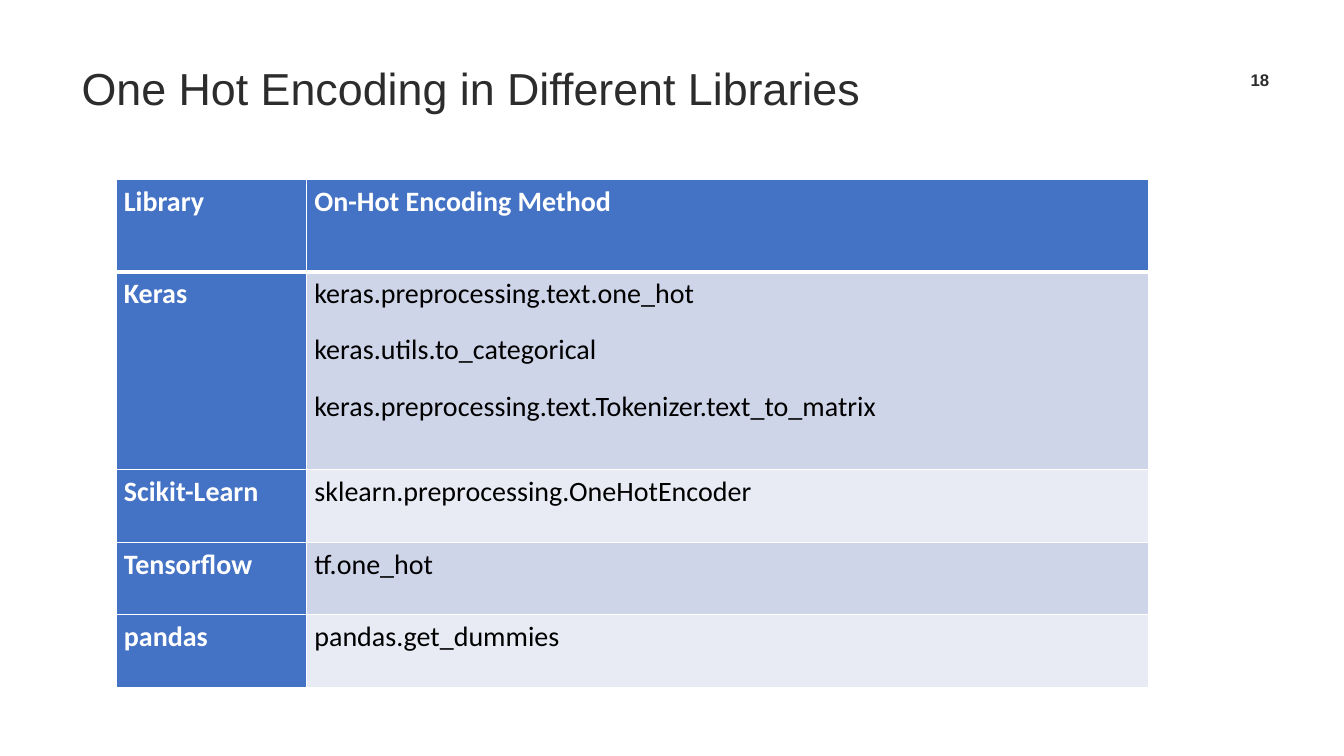
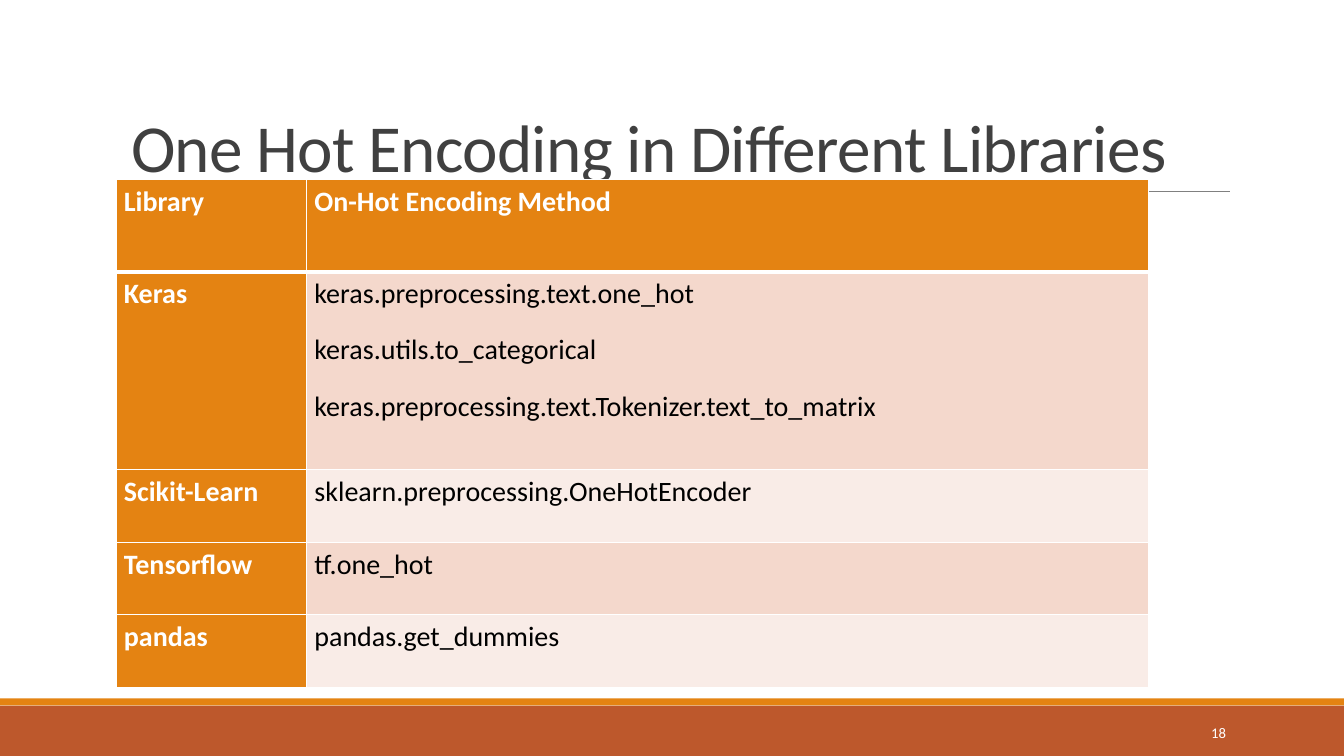
Before and after one commit to TrainingByPackt/Natural-Language-Processing-Fundamentals, a slide deck: slide 18 of Lesson-7-VectorRepresentations/Lesson 7.pptx. Drawn at 1344x756 pixels with LibreOffice and Linux fonts; fonts in the diff are those of the drawing; background and template pictures are left out. Boxes give left, top, right and bottom in pixels: in the first picture for what was removed or moved away, otherwise in the second. Text is boxed around its words. In the diff, an @@ line names an element or a change of style, - is before the commit and + after.

```diff
--- a/Lesson-7-VectorRepresentations/Lesson 7.pptx
+++ b/Lesson-7-VectorRepresentations/Lesson 7.pptx
@@ title "One Hot Encoding in Different ...": place and size @@
-title "One Hot Encoding in Different ..." at <box>82,72,860,114</box>
+title "One Hot Encoding in Different ..." at <box>131,125,1167,189</box>
@@ title "One Hot Encoding in Different ..." at <box>131,125,1167,189</box>: size 32 to 48 pt, font Arial to Calibri, text colour #2C2C2C to #404040, letter spacing 0 to -0.5 pt; line spacing 1 to 0.85; vertical alignment middle to bottom @@
@@ table at <box>116,179,1148,688</box> @@
@@ fill #4472C4 to #E48312 in 6 cells @@
@@ fill #CFD5EA to #F5D9CC in 2 cells @@
@@ fill #E9EBF5 to #FAEDE7 in 2 cells @@
@@ line added from (132, 192) to (1231, 192), #808080 0.5 pt @@
@@ rectangle added at <box>0,706,1344,756</box>, fill #BD582C @@
@@ rectangle added at <box>0,699,1344,706</box>, fill #E48312 @@
@@ page number: place and size @@
-page number at <box>1251,74,1270,86</box>
+page number at <box>1211,728,1226,738</box>
@@ page number at <box>1211,728,1226,738</box>: size 12 to 10.5 pt, font Arial to Calibri, text colour #2C2C2C to #FFFFFF, bold off; alignment centre to right @@
```
Also in this commit, not shown: 23 other slides changed, 5 slides added, 3 other files.
